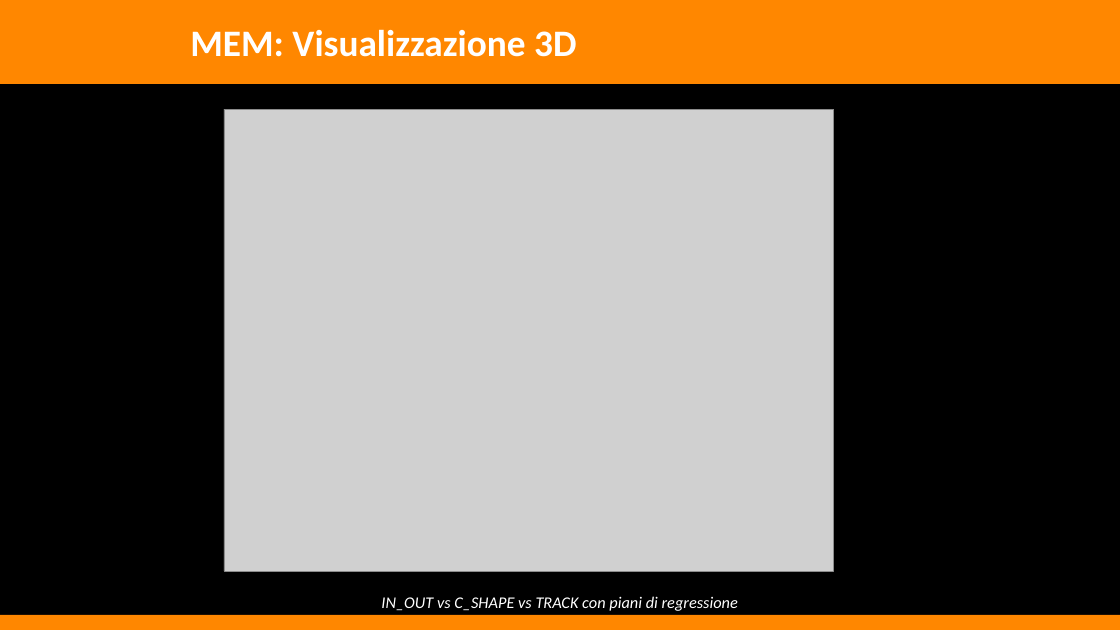
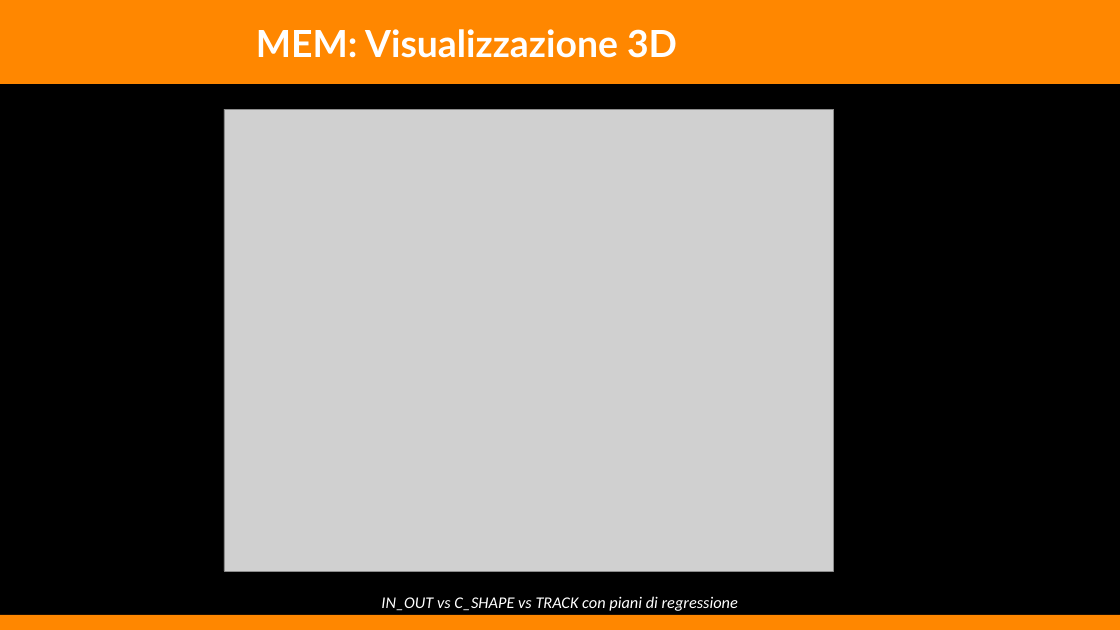
Before and after one commit to WBOnCedR/Stili_di_guida_f1, a slide deck: slide 19 of presentazione_F1_10min.pptx. Drawn at 1120x630 pixels with LibreOffice and Linux fonts; fonts in the diff are those of the drawing; grey boxes stand for pictures. Boxes give left, top, right and bottom in pixels: in the first picture for what was removed or moved away, otherwise in the second. Text is boxed around its words. In the diff, an @@ line names an element or a change of style, - is before the commit and + after.

```diff
--- a/presentazione_F1_10min.pptx
+++ b/presentazione_F1_10min.pptx
@@ text "MEM: Visualizzazione 3D": place and size @@
-text "MEM: Visualizzazione 3D" at bbox=[190, 29, 576, 57]
+text "MEM: Visualizzazione 3D" at bbox=[256, 29, 677, 58]
@@ text "MEM: Visualizzazione 3D" at bbox=[256, 29, 677, 58]: font Calibri to Lato @@
```
Also in this commit, not shown: 11 other slides changed, 1 other file.
